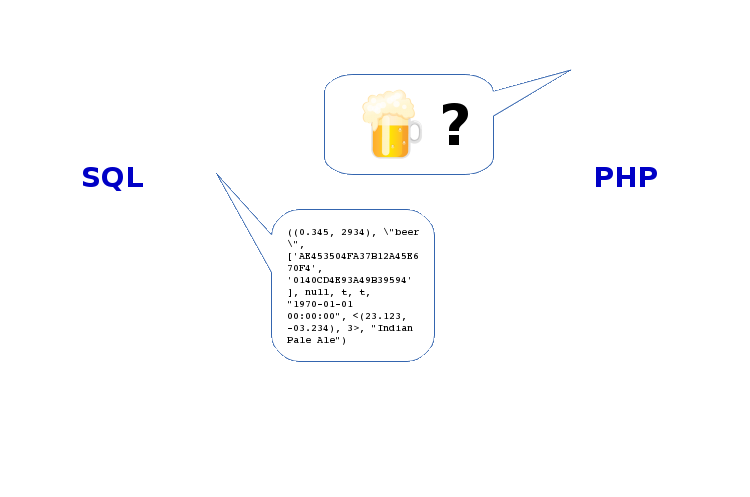
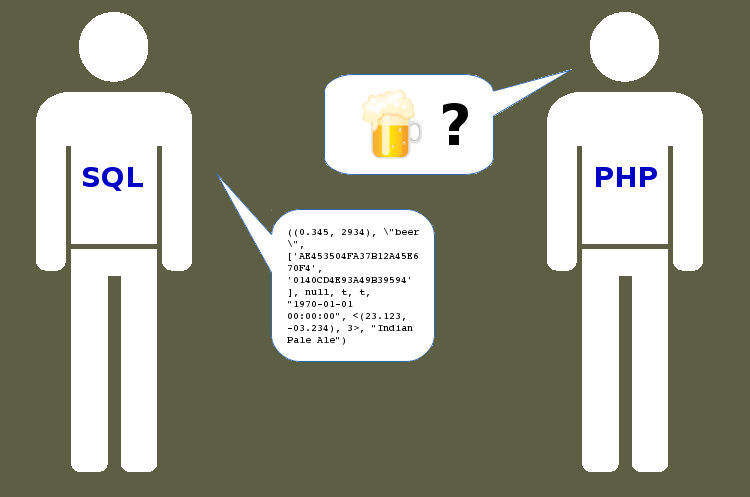
Two versions of the same layered image (750px x 497px). Layer-by-layer changes:
added layer "Calque" over [0, 0, 750, 497]
